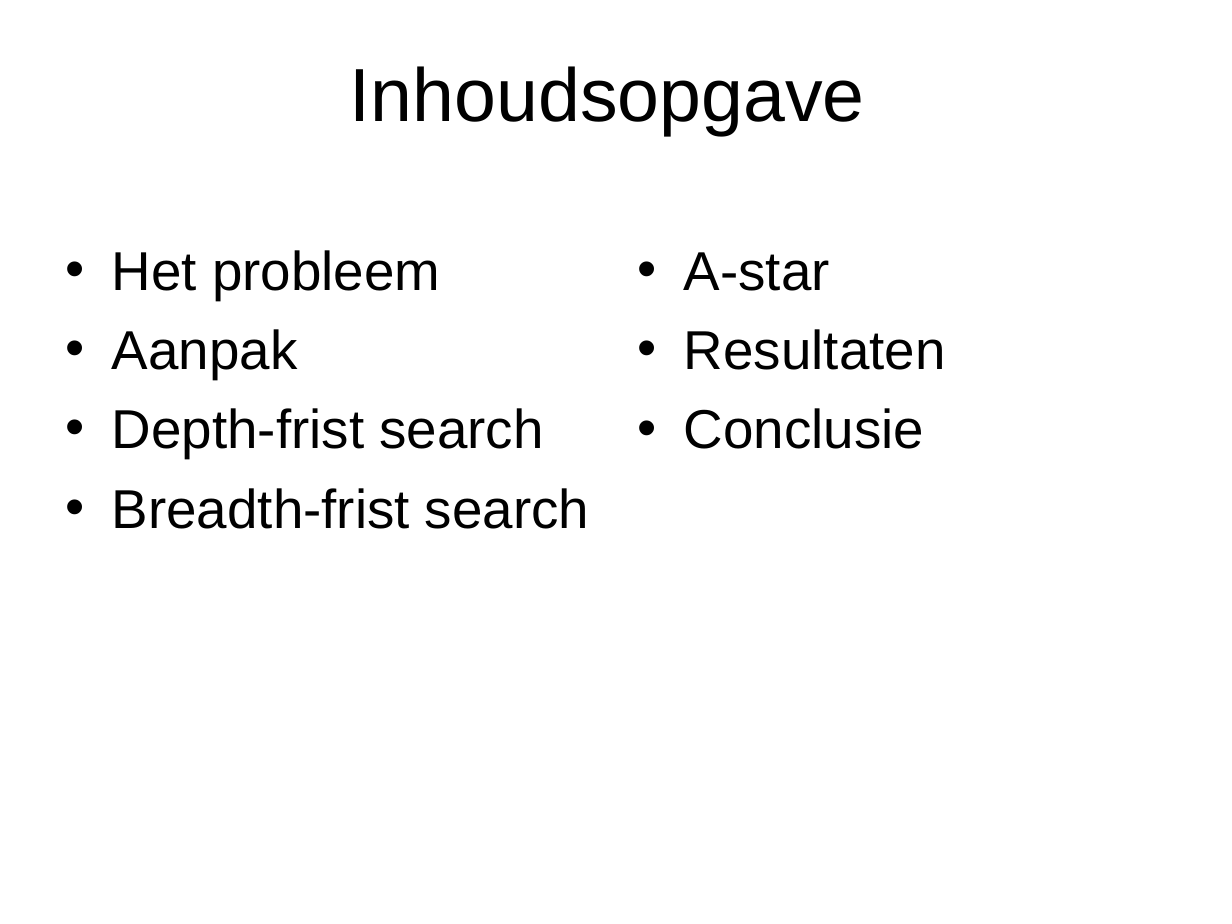
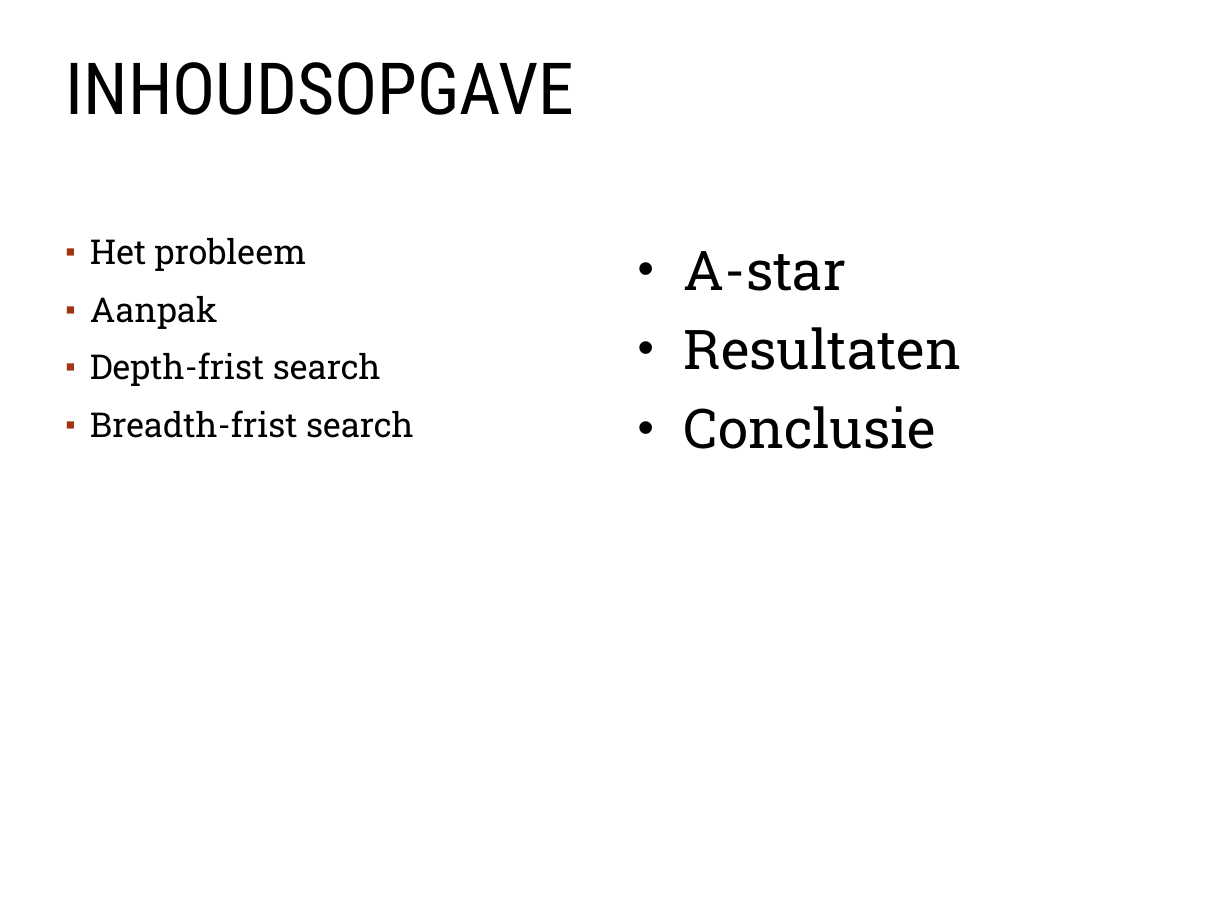
Before and after one commit to A-meerdervan/RushHourGit, a slide deck: slide 2 of eindpresentatie.ppt. Drawn at 1232x924 pixels with LibreOffice and Linux fonts; fonts in the diff are those of the drawing; background and template pictures are left out. Boxes give left, top, right and bottom in pixels: in the first picture for what was removed or moved away, otherwise in the second. Text is boxed around its words. In the diff, an @@ line names an element or a change of style, - is before the commit and + after.

```diff
--- a/eindpresentatie.ppt
+++ b/eindpresentatie.ppt
@@ title at <box>66,62,575,115</box>: text changed; size 44 to 42 pt; font Arial to Roboto Condensed @@
-Inhoudsopgave
+INHOUDSOPGAVE
@@ text "Het probleem" at <box>90,238,414,438</box>: size 32 to 20 pt, font Arial to Roboto Slab; bullet • to ▪; line spacing 1 to 0.9; more space between paragraphs; bullet colour #000000 to #9E3611 @@
@@ text "A-star" at <box>684,251,961,449</box>: font Arial to Roboto Slab @@
```
Also in this commit, not shown: 2 other slides changed, 9 slides added, 9 slides removed, 3 other files.
